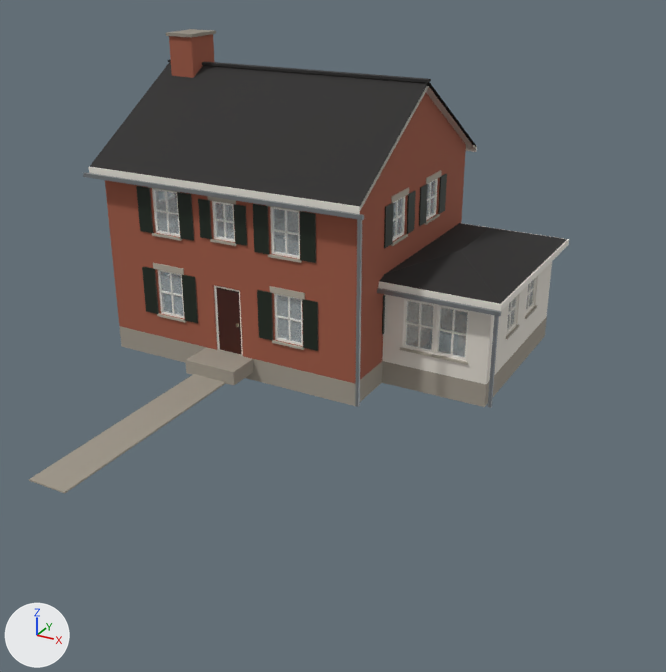
The glTF model assets/models/small_buildings/colonial_b.glb, before and after one commit.
The view is the same before and after, from a camera (50 mm lens) standing at (14.7, -25.7, 12.7) and looking at (3.0, -4.4, 2.0). Arrows for +X, +Y and +Z are at lower left; the lights stay in place. The older version comes first. Objects named as collision shapes, trigger or cutter boxes, shadow casters or lower levels of detail are left out. Vertices at exactly the same position are counted once.

Objects in the first picture: 'LEAF0', 'LOD0' and 1 more.
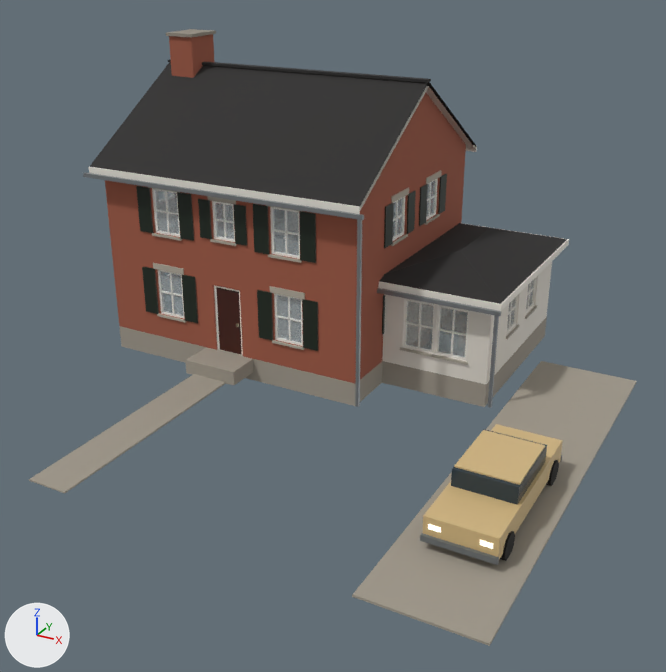
Location of each change, [x1, y1, x2, y2] in pixels of the pictures (666 x 672 px):
'LOD0', reshaped (13% wider, 33% taller)
    before: [29, 29, 569, 493]
    after: [29, 29, 637, 646]
part 1 of me_colonial_b_lod0, added
    after: [352, 361, 637, 646]
part 2 of me_colonial_b_lod0, added
    after: [451, 429, 547, 505]
part 3 of me_colonial_b_lod0, added
    after: [428, 524, 441, 533]
part 4 of me_colonial_b_lod0, added
    after: [480, 540, 493, 549]
part 5 of me_colonial_b_lod0, added
    after: [420, 533, 499, 565]
part 6 of me_colonial_b_lod0, added
    after: [422, 424, 563, 559]
part 7 of me_colonial_b_lod0, added
    after: [454, 430, 545, 485]
part 8 of me_colonial_b_lod0, added
    after: [500, 531, 515, 561]
part 9 of me_colonial_b_lod0, added
    after: [546, 460, 559, 486]

Edits to the bpy script that builds the scene:
```text
Add mat_rubber:
    mat_rubber = bpy.data.materials.new('rubber')
    # nodes: BsdfPrincipled, Mix, OutputMaterial, VertexColor
    # colours: black #222222, mixed with the vertex colours
Add mat_paint:
    mat_paint = bpy.data.materials.new('paint')
    mat_paint.use_nodes = True; mat_paint.node_tree.nodes.clear()
    _N = mat_paint.node_tree.nodes; _L = mat_paint.node_tree.links
    n0 = _N.new('ShaderNodeBsdfPrincipled'); n0.name = 'Principled BSDF'
    n0.inputs[2].default_value = 0.4  # 'Roughness'
    n1 = _N.new('ShaderNodeOutputMaterial'); n1.name = 'Material Output'
    n2 = _N.new('ShaderNodeVertexColor'); n2.name = 'Color Attribute'
    _L.new(n0.outputs[0], n1.inputs[0])  # 'BSDF' to 'Surface'
    _L.new(n2.outputs[0], n0.inputs[0])  # 'Color' to 'Base Color'
Change me_colonial_b_lod0:
    used by ob_lod0; location = (0.0, 0.0, 0.0)
    remove me_colonial_b_lod0.from_pydata(...)  # 3404 vertices, 6284 faces; spans x -5.9..7.3, y -12.0..5.1, z -0.3..9.6
    add me_colonial_b_lod0.from_pydata(...)  # 3548 vertices, 6524 faces; spans x -5.9..10.6, y -12.0..5.1, z -0.3..9.6
    me_colonial_b_lod0 part 1: a new loose piece, a box spanning x 7.6..10.6, y -12.0..1.0, z 0.0..0.06, in mat_concrete
    me_colonial_b_lod0 part 2: a new loose piece, a box spanning x 8.3..9.9, y -8.45..-6.35, z 0.92..1.38, in mat_glassdark
    me_colonial_b_lod0 part 3: a new loose piece, a box spanning x 8.35..8.65, y -9.86..-9.85, z 0.62..0.75, in mat_lamp
    me_colonial_b_lod0 part 4: a new loose piece, a box spanning x 9.55..9.85, y -9.86..-9.85, z 0.62..0.75, in mat_lamp
    me_colonial_b_lod0 part 5: a new loose piece, a box spanning x 8.2..10.0, y -9.93..-9.85, z 0.3..0.45, in mat_metal
    me_colonial_b_lod0 part 6: a new loose piece, a box spanning x 8.22..9.98, y -9.85..-5.15, z 0.32..0.92, in mat_paint
    me_colonial_b_lod0 part 7: a new loose piece, a box spanning x 8.32..9.88, y -8.35..-6.45, z 1.38..1.42, in mat_paint
    me_colonial_b_lod0 part 8: a new loose piece, a 10-sided cylinder along x spanning x 9.81..10.03, y -9.51..-8.89, z 0.0..0.66, in mat_rubber
    me_colonial_b_lod0 part 9: a new loose piece, a 10-sided cylinder along x spanning x 9.81..10.03, y -6.11..-5.49, z 0.0..0.66, in mat_rubber
    other edits to the shape of me_colonial_b_lod0 do not show in these pictures
    add me_colonial_b_lod0.materials.append(mat_glassdark)
    add me_colonial_b_lod0.materials.append(mat_paint)
    add me_colonial_b_lod0.materials.append(mat_rubber)
```
